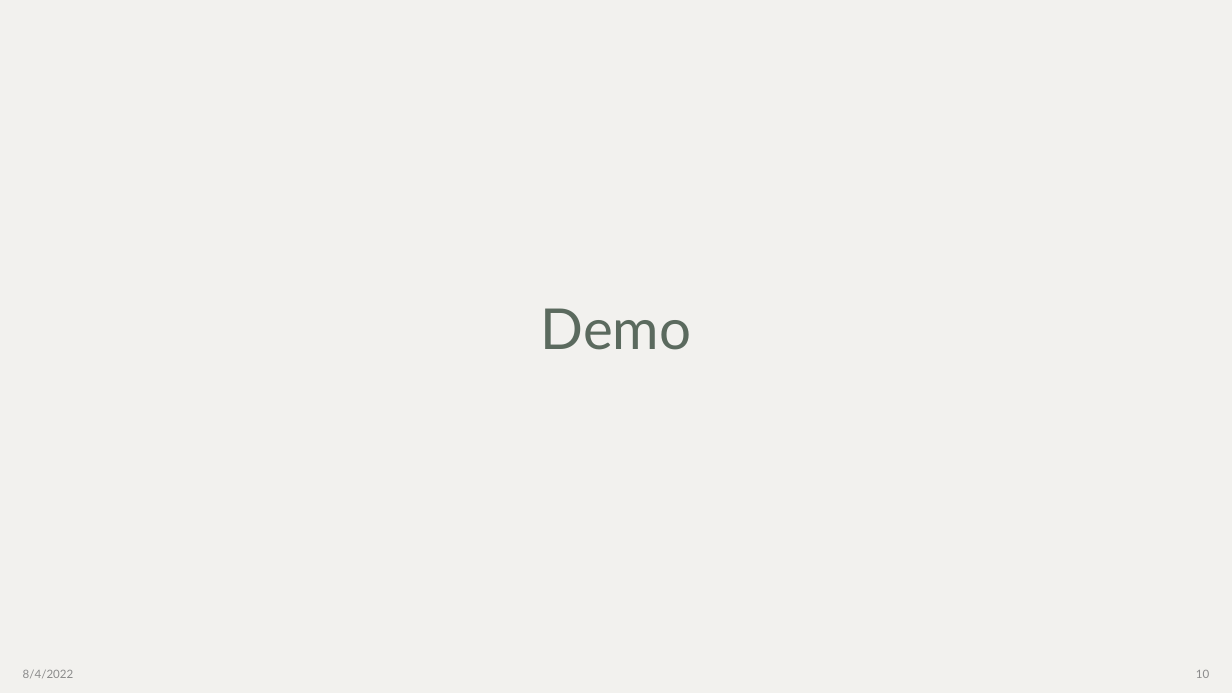
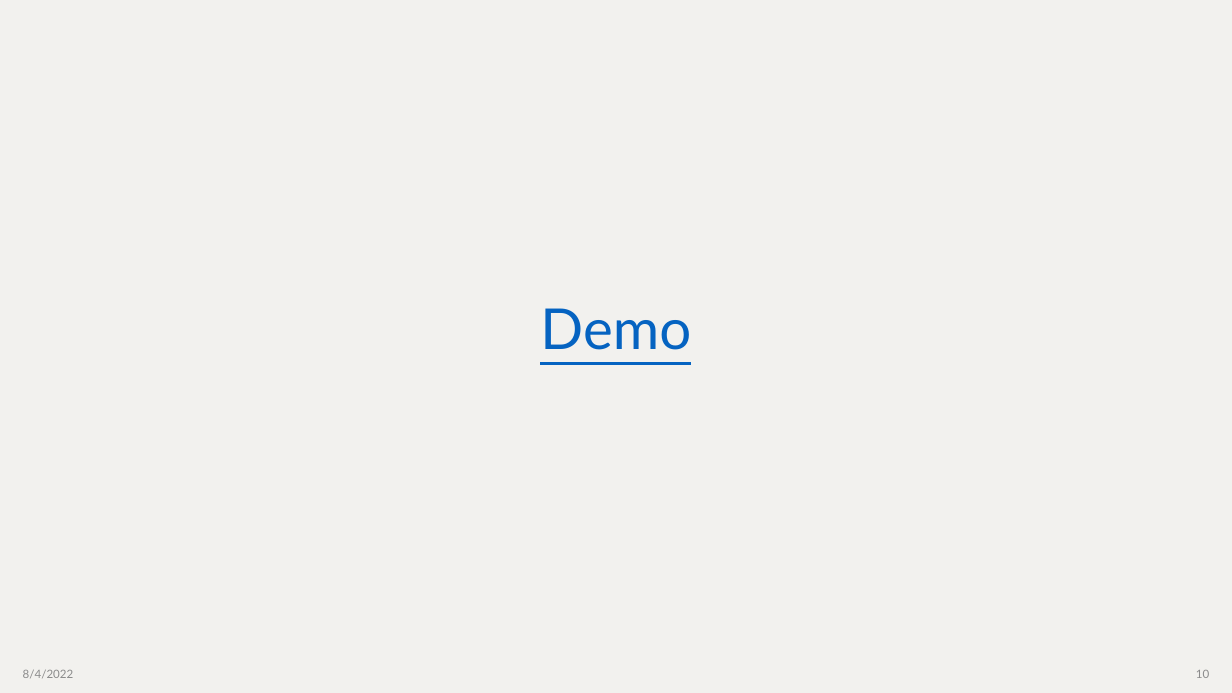
Before and after one commit to Benflop/CSC3007-project, a slide deck: slide 10 of IV2 presentation.pptx. Drawn at 1232x693 pixels with LibreOffice and Linux fonts; fonts in the diff are those of the drawing. Boxes give left, top, right and bottom in pixels: in the first picture for what was removed or moved away, otherwise in the second. Text is boxed around its words. In the diff, an @@ line names an element or a change of style, - is before the commit and + after.

```diff
--- a/IV2 presentation.pptx
+++ b/IV2 presentation.pptx
@@ title "Demo" at [540, 308, 691, 350]: text colour #5B6A5E to #0563C1, underline on @@
```
